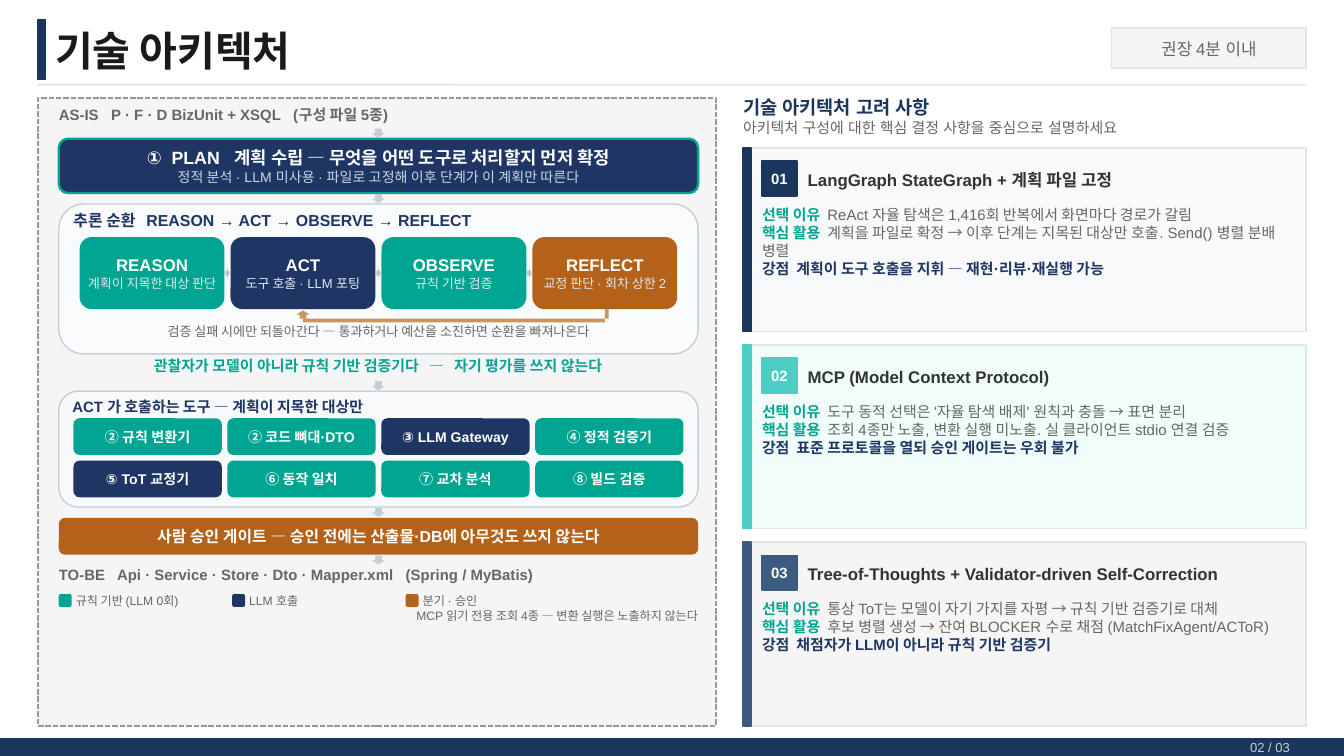
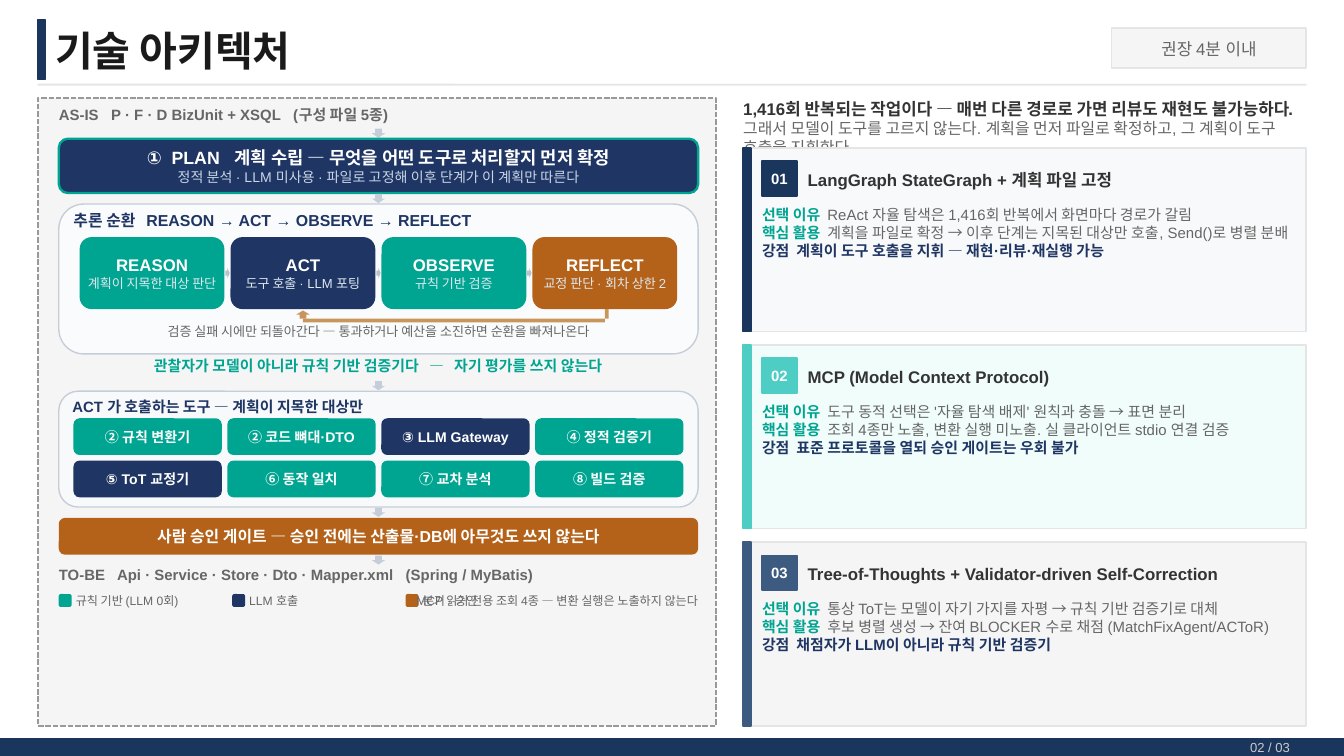
Before and after one commit to jesoomin/TransGscm, a slide deck: slide 3 of docs/weekly/assets/최종발표장표.pptx. Drawn at 1344x756 pixels with LibreOffice and Linux fonts; fonts in the diff are those of the drawing. Boxes give left, top, right and bottom in pixels: in the first picture for what was removed or moved away, otherwise in the second. Text is boxed around its words. In the diff, an @@ line names an element or a change of style, - is before the commit and + after.

```diff
--- a/docs/weekly/assets/최종발표장표.pptx
+++ b/docs/weekly/assets/최종발표장표.pptx
@@ text at (743, 101, 1293, 136): text changed; size 8 to 8.5 pt @@
-기술 아키텍처 고려 사항
-아키텍처 구성에 대한 핵심 결정 사항을 중심으로 설명하세요
+1,416회 반복되는 작업이다 — 매번 다른 경로로 가면 리뷰도 재현도 불가능하다.
+그래서 모델이 도구를 고르지 않는다. 계획을 먼저 파일로 확정하고, 그 계획이 도구 호출을 지휘한다.
@@ text at (762, 225, 1289, 241): text changed @@
-핵심 활용 계획을 파일로 확정 → 이후 단계는 지목된 대상만 호출. Send() 병렬 분배 병렬
+핵심 활용 계획을 파일로 확정 → 이후 단계는 지목된 대상만 호출, Send()로 병렬 분배
@@ text "MCP 읽기 전용 조회 4종 ...": place and size @@
-text "MCP 읽기 전용 조회 4종 ..." at (416, 610, 698, 621)
+text "MCP 읽기 전용 조회 4종 ..." at (416, 595, 698, 607)
```
Also in this commit, not shown: 2 other slides changed, 9 other files.
